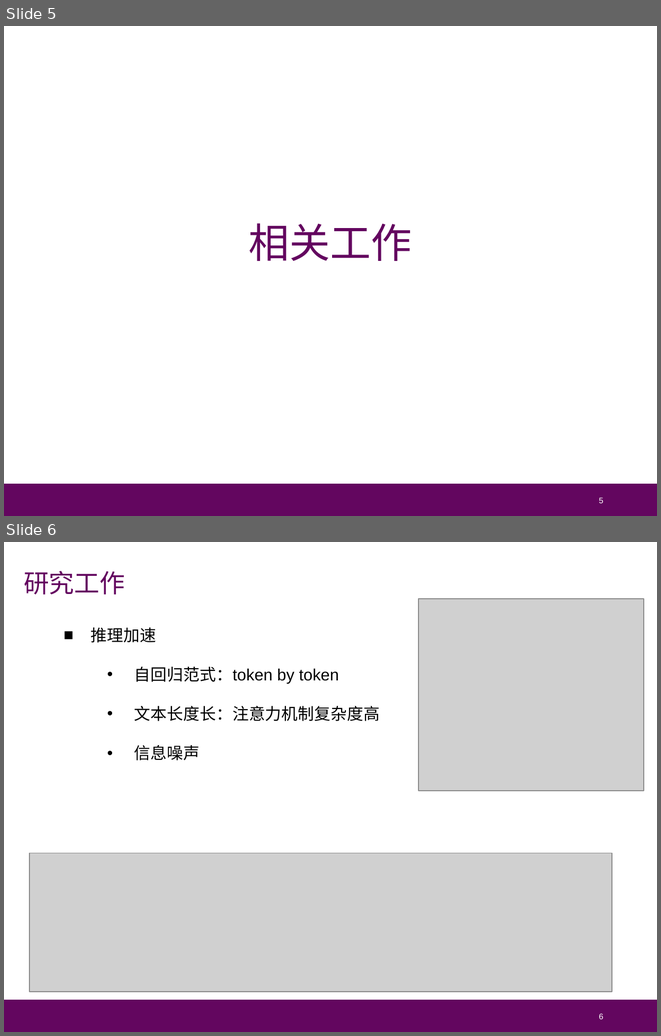
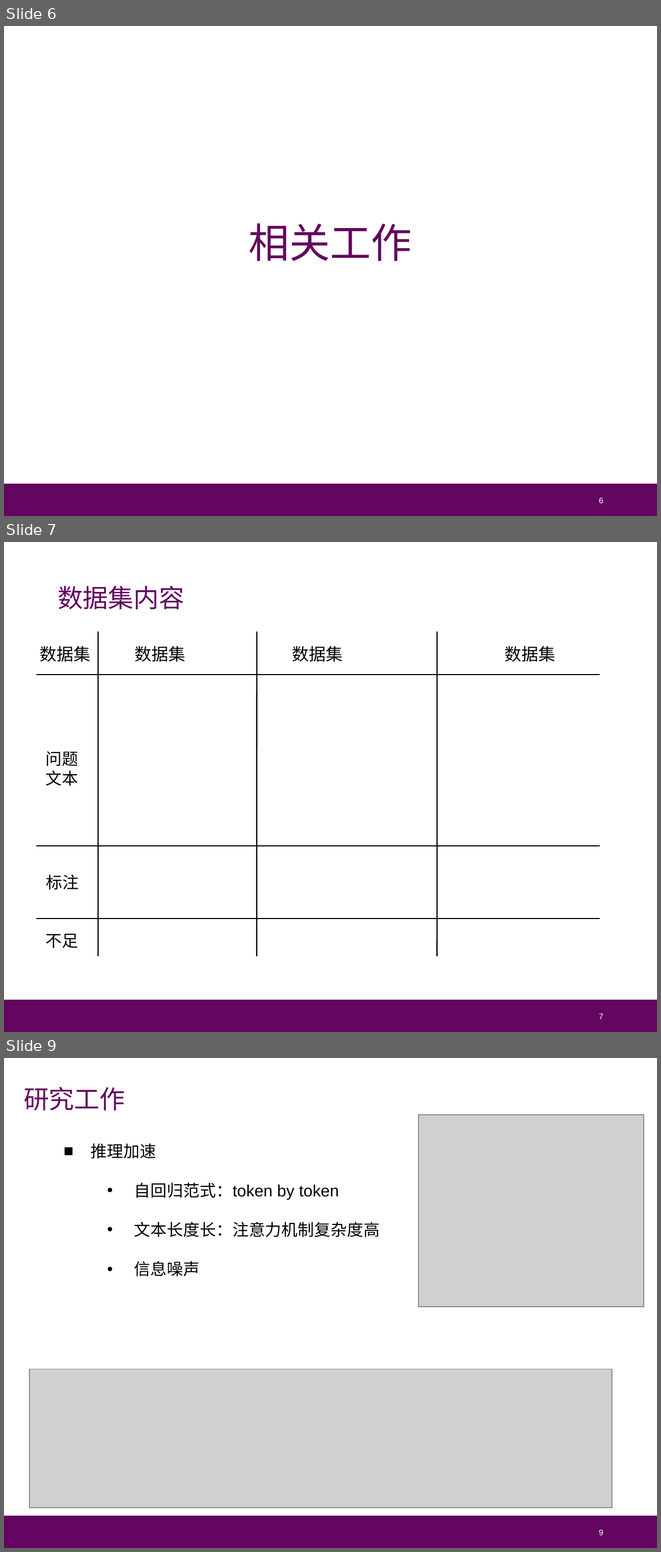
Before and after one commit to Cat-Overflow/NJU_thesis, a slide deck: 毕业答辩/论文答辩_朱博林.pptx. Shown one above the other, each under a label of ours: slides 5 and 6 before the commit, slides 6, 7 and 9 after it; the slides between them are not shown. The pictures are 661x1036 and 661x1552 pixels, drawn with LibreOffice and Linux fonts; fonts in the diff are those of the drawing; grey boxes stand for pictures. Boxes give left, top, right and bottom in pixels: in the first picture for what was removed or moved away, otherwise in the second. Text is boxed around its words. In the diff, an @@ line names an element or a change of style, - is before the commit and + after.

```diff
--- a/毕业答辩/论文答辩_朱博林.pptx
+++ b/毕业答辩/论文答辩_朱博林.pptx
@@ slide 7 added at [4,542,657,1032], background #FFFFFF; not listed: 1 template element that a slide beside it also shows @@
@@ text added at [58,585,184,609], 21 pt, text #63065F @@
+数据集内容
@@ line added from (98, 632) to (98, 956), #000000 1 pt @@
@@ line added from (257, 632) to (257, 956), #000000 1 pt @@
@@ line added from (437, 632) to (437, 956), #000000 1 pt @@
@@ text added at [40,646,91,662], 14 pt, text #000000 @@
+数据集
@@ text added at [135,646,186,662], 14 pt, text #000000 @@
+数据集
@@ text added at [292,646,343,662], 14 pt, text #000000 @@
+数据集
@@ text added at [505,646,556,662], 14 pt, text #000000 @@
+数据集
@@ line added from (36, 674) to (600, 674), #000000 1 pt @@
@@ text added at [46,751,79,786], 13.6 pt, text #000000 @@
+问题文本
@@ line added from (36, 846) to (600, 846), #000000 1 pt @@
@@ text added at [46,874,79,890], 13.6 pt, text #000000 @@
+标注
@@ line added from (36, 918) to (600, 918), #000000 1 pt @@
@@ text added at [46,933,79,948], 13.6 pt, text #000000 @@
+不足
@@ page number added at [599,1013,603,1019], 6.8 pt, text #FFFFFF @@
+7
@@ what was slide 5 is now slide 6 @@
@@ page number at [599,497,603,503]: text changed @@
-5
+6
@@ what was slide 6 is now slide 9 @@
@@ page number at [599,1529,603,1535]: text changed @@
-6
+9
```
Also in this commit, not shown: 3 other slides added, 1 slide removed.
